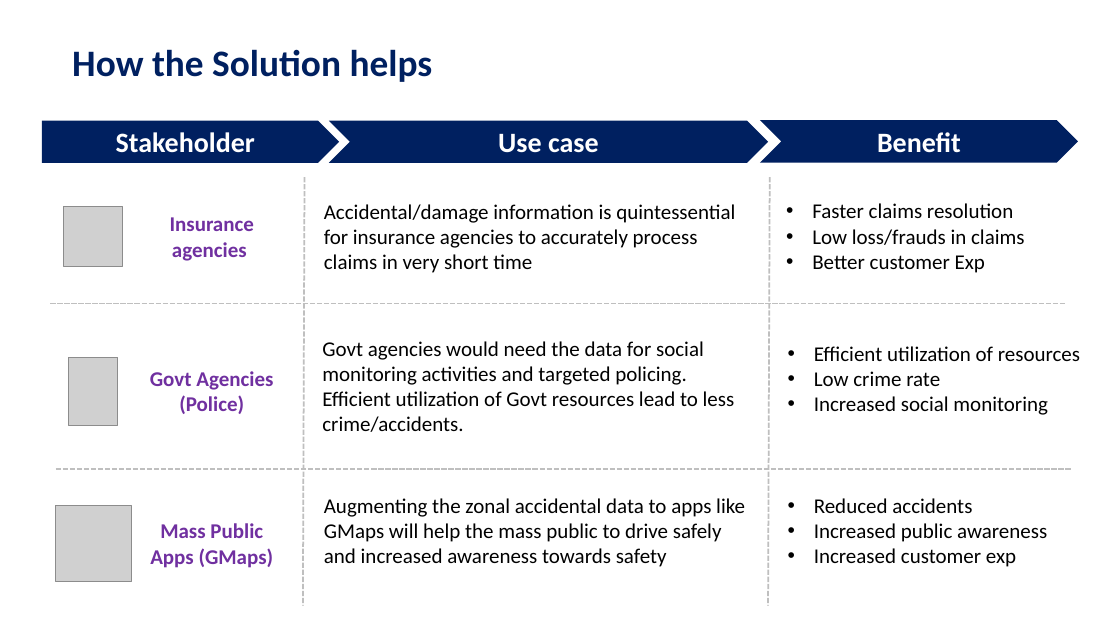
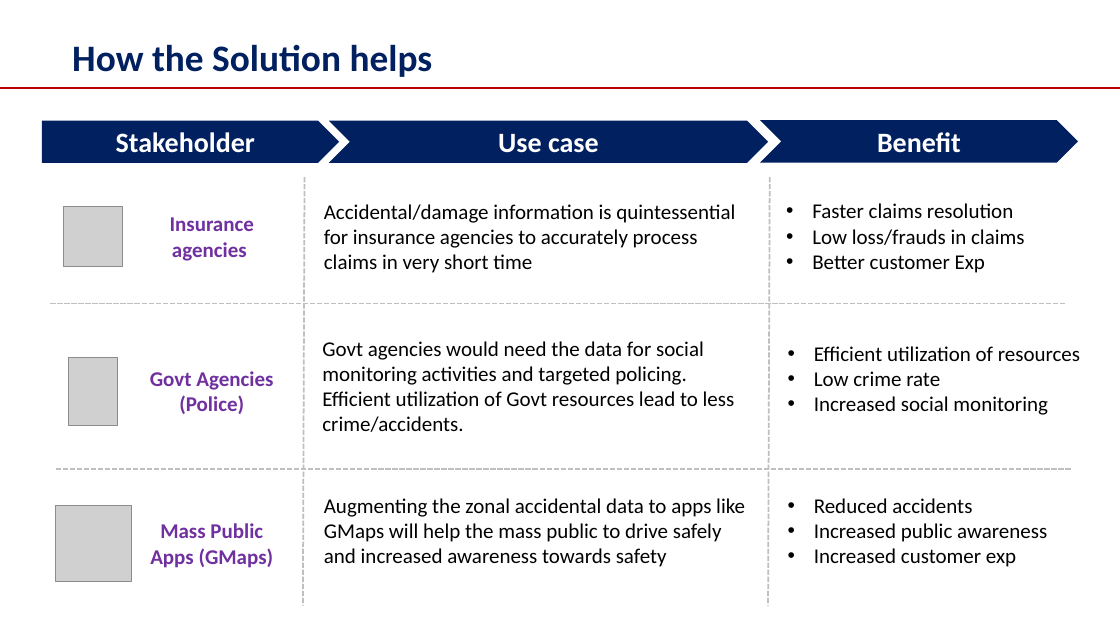
Before and after one commit to durga1234567/Coursera_Capstone, a slide deck: slide 4 of Project Report.pptx (slide 3 before the commit). Drawn at 1120x630 pixels with LibreOffice and Linux fonts; fonts in the diff are those of the drawing; grey boxes stand for pictures. Boxes give left, top, right and bottom in pixels: in the first picture for what was removed or moved away, otherwise in the second. Text is boxed around its words. In the diff, an @@ line names an element or a change of style, - is before the commit and + after.

```diff
--- a/Project Report.pptx
+++ b/Project Report.pptx
@@ text "How the Solution helps": place and size @@
-text "How the Solution helps" at (72, 49, 433, 82)
+text "How the Solution helps" at (72, 44, 433, 77)
@@ line added from (0, 88) to (1120, 88), #B90007 1.5 pt @@
```
Also in this commit, not shown: 5 other slides changed, 9 slides added, 1 slide removed, 2 other files.
